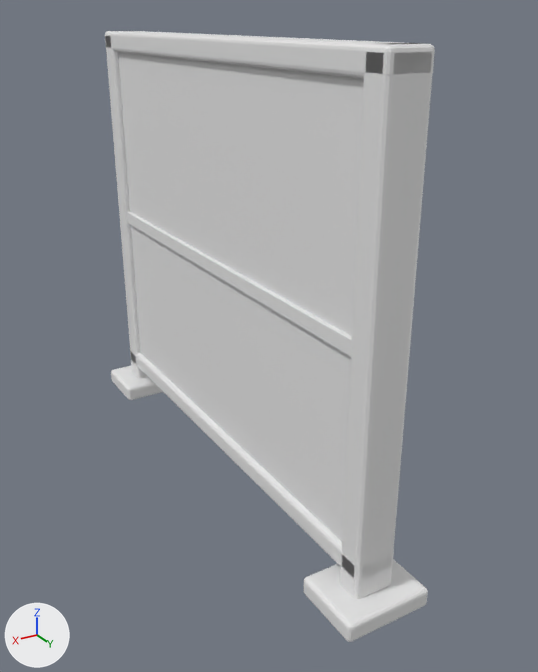
What one commit did to the glTF model TunaSweeper/SourceArt/Environment/Basement/RangeStations/Models/SM_RangeLanePartition.glb.
Camera for both pictures: a 50 mm camera at (1.25, 2.39, 1.76) aimed at (-0.09, 0.16, 0.64). Every picture has the same lights, and +X, +Y and +Z are marked at lower left. The first picture is the older version. Vertices at exactly the same position are counted once.

Objects in the first picture: 'SM_RangeLanePartition'.
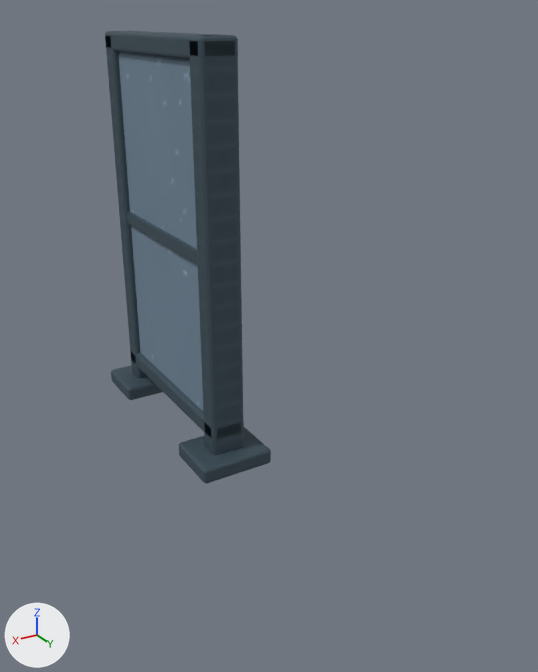
The newer file is also turned or shifted as a whole; pictures and numbers use the older file's frame.

Where the change shows, as pixel boxes [x1, y1, x2, y2] in the pictures (538 x 672 px; the box of a moved part takes in the faces that stretch with it):
'SM_RangeLanePartition', recoloured, reshaped (white to blue, 50% narrower, 26% shorter): before [105, 31, 435, 642]; after [105, 31, 271, 484]
part 1 of me_cube_001, moved or reshaped: before [340, 43, 432, 599]; after [190, 35, 244, 455]
part 2 of me_cube_001, moved or reshaped: before [304, 559, 428, 642]; after [179, 427, 271, 484]
part 3 of me_cube_001, moved or reshaped: before [105, 31, 435, 581]; after [105, 31, 244, 440]
part 4 of me_cube_001, moved or reshaped: before [127, 212, 352, 357]; after [127, 212, 198, 265]

The change, as a list of edits to the scene's bpy script:
```text
Add img_t_props_basecolor:
    img_t_props_basecolor = load_image('T_Props_BaseColor', '_unpacked/T_Props_BaseColor', 2048, 2048, 'sRGB')
Add mat_rangeprops:
    mat_rangeprops = principled_material('RangeProps')
    mat_rangeprops.texture = img_t_props_basecolor
    mat_rangeprops.roughness = 0.7
Change me_cube_001:
    used by ob_sm_rangelanepartition; location = (0.0, 0.0, 0.0)
    remove me_cube_001.from_pydata(...)  # 864 vertices, 1692 faces; spans x -0.16..0.16, y -1.04..1.04, z 0.0..1.7
    add me_cube_001.from_pydata(...)  # 864 vertices, 1692 faces; spans x -0.16..0.16, y -1.04..0.06, z 0.0..1.7
    me_cube_001 part 1: the loose piece of 96 vertices spanning x -0.08..0.08, y 0.86..0.96, z 0.0..1.7 is moved by (0.0, -0.98, 0.0)
    me_cube_001 part 2: the loose piece of 96 vertices spanning x -0.16..0.16, y 0.78..1.04, z 0.0..0.07 is moved by (0.0, -0.98, 0.0)
    me_cube_001 part 3: 144 of the vertices in x -0.08..0.08, y 0.89..0.96, z 0.13..1.7 are moved by (0.0, -0.98, 0.0)
    me_cube_001 part 4: all 96 vertices in x -0.07..0.07, y 0.86..0.87, z 0.87..0.93 are moved by (0.0, -0.98, 0.0)
    add me_cube_001.materials.append(mat_rangeprops)  # picture img_t_props_basecolor
```
